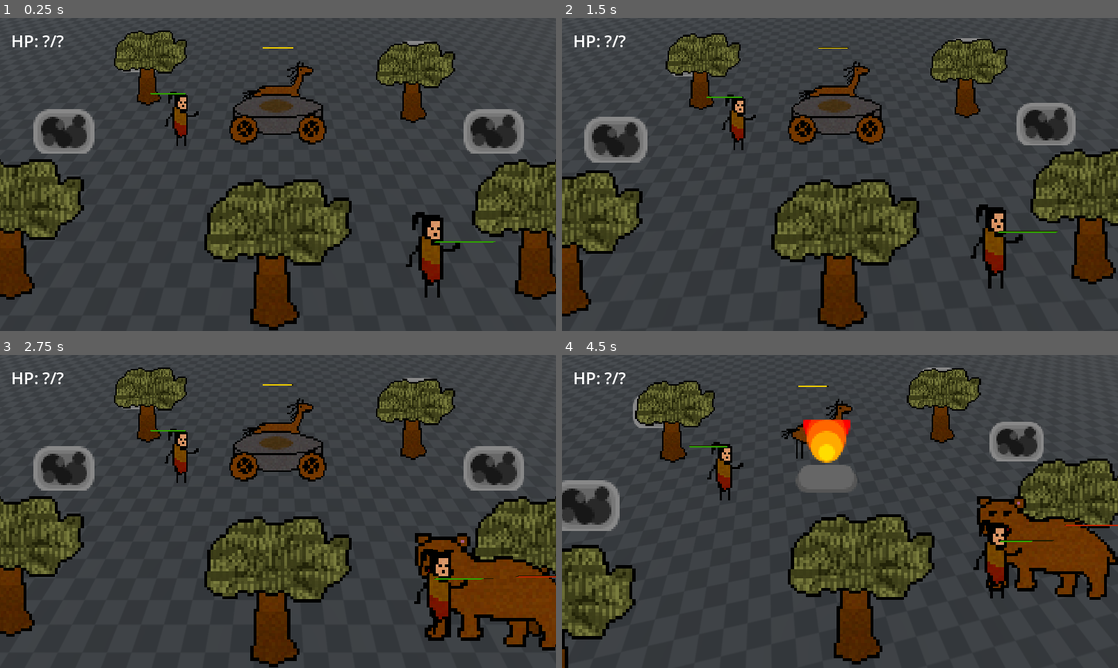
Above: before the commit, frames 1-4 (two rows, left to right).
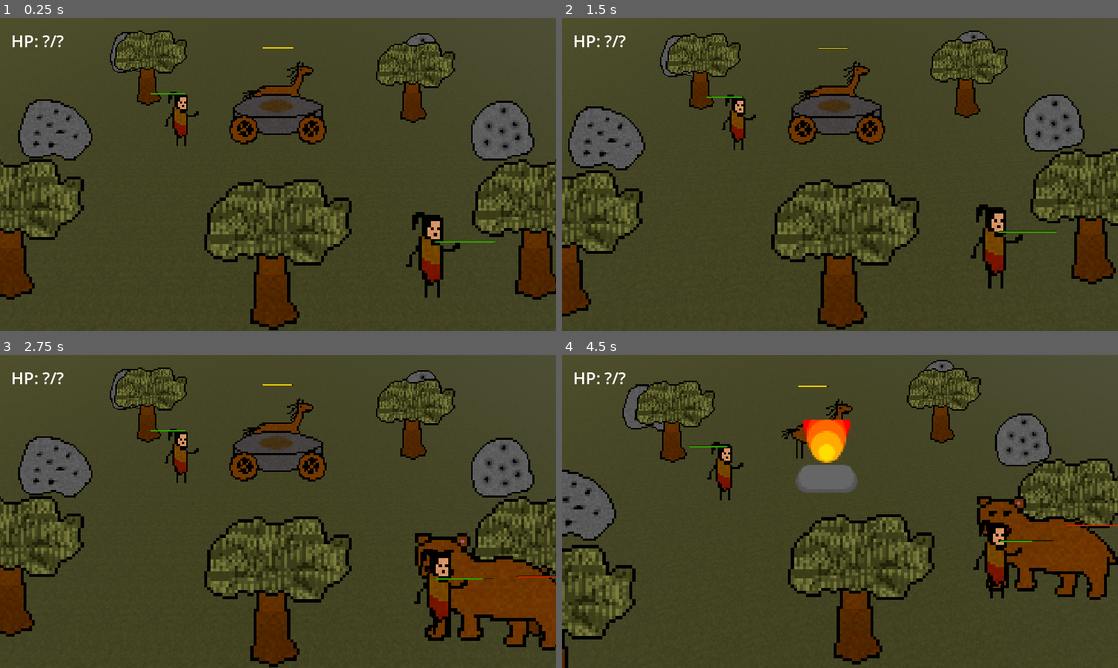
Above: after the commit, the same moments.

Repository: EnesBaytekin/har
Game: Godot game, scene res://scenes/test/test_scene.tscn
Two runs of this game, one before a commit and one after it. Both use one fixed random seed, a clock stepped at 60 frames per second and the inputs below.
Inputs:
- Up to frame 1 (0.25 s): no input
- Up to frame 2 (1.5 s): tap Enter at 0.5 s; tap 8 at 0.6 s; tap Space at 1.25 s; tap 9 at 1.35 s
- Up to frame 3 (2.75 s): tap Enter at 2, 2.1 s
- Up to frame 4 (4.5 s): tap 0 at 2.85 s; tap Space at 3.5 s; tap 4 at 3.6 s; tap 8 at 4.35 s

The runs differ from the first frame. In frame 1, 57% of the frame differs, in the area x 0-100%, y 0-100%; in frame 2, 57%; in frame 3, 54%; in frame 4, 55%.

Commit message:
refactor: update sprites

Diff:
--- a/scenes/rock/rock.gd
+++ b/scenes/rock/rock.gd
@@ -14,13 +14,19 @@
 
 const DROPPED_ITEM = preload("res://scenes/item/dropped_item.tscn")
 
-const COAL_TEXTURE := preload("res://assets/sprites/coal_rock.png")
-const ROCK_TEXTURE := preload("res://assets/sprites/rock.png")
-const PILE_TEXTURE := preload("res://assets/sprites/stone_pile.png")
-
 func _ready():
 	_coal_left = max_coal
 	_stone_left = max_stone
+	_update_frame()
+
+## Her state değişiminde çağrılır — coals.png'den row (stage) + random col
+func _update_frame():
+	var sprite := $Sprite3D as Sprite3D
+	if not sprite:
+		return
+	var row := int(_stage)  # COAL=0, STONE=1, DEPLETED=2
+	var col := randi() % 2  # 0 veya 1 (rastgele varyasyon)
+	sprite.frame = row * 2 + col  # hframes=2 olduğu için
 
 ## Player tarafından çağrılır — kayaya bir kazma vuruşu.
 func hit(_hitter_id: int) -> void:
@@ -54,16 +60,12 @@
 
 func _to_stone_stage() -> void:
 	_stage = Stage.STONE
-	var sprite := $Sprite3D as Sprite3D
-	if sprite:
-		sprite.texture = ROCK_TEXTURE
+	_update_frame()
 	_spawn_item(2)  # COAL
 
 func _to_depleted() -> void:
 	_stage = Stage.DEPLETED
-	var sprite := $Sprite3D as Sprite3D
-	if sprite:
-		sprite.texture = PILE_TEXTURE
+	_update_frame()
 	$CollisionShape3D.disabled = true
 	_spawn_item(1)  # STONE
 
--- a/scenes/rock/rock.tscn
+++ b/scenes/rock/rock.tscn
@@ -1,29 +1,31 @@
-[gd_scene format=3 uid="uid://rock_scene_01"]
+[gd_scene format=3 uid="uid://dbl2pb7ks0mib"]
 
-[ext_resource type="Script" path="res://scenes/rock/rock.gd" id="1"]
-[ext_resource type="Texture2D" path="res://assets/sprites/coal_rock.png" id="2"]
+[ext_resource type="Script" uid="uid://c38id7k0isdp5" path="res://scenes/rock/rock.gd" id="1"]
+[ext_resource type="Texture2D" uid="uid://b4y32mpkl28u3" path="res://assets/sprites/coals.png" id="2"]
 
 [sub_resource type="CapsuleShape3D" id="CapsuleShape3D_kjhy"]
-radius = 0.35
-height = 0.8
+radius = 0.94433594
+height = 1.8886719
 
 [sub_resource type="SphereShape3D" id="SphereShape3D_plmk"]
 radius = 1.5
 
-[node name="Rock" type="CharacterBody3D"]
+[node name="Rock" type="CharacterBody3D" unique_id=24983147]
 script = ExtResource("1")
 
-[node name="CollisionShape3D" type="CollisionShape3D" parent="."]
+[node name="CollisionShape3D" type="CollisionShape3D" parent="." unique_id=1338982009]
 transform = Transform3D(1, 0, 0, 0, 1, 0, 0, 0, 1, 0, 0.4, 0)
 shape = SubResource("CapsuleShape3D_kjhy")
 
-[node name="Sprite3D" type="Sprite3D" parent="."]
-transform = Transform3D(6, 0, 0, 0, 6, 0, 0, 0, 6, 0, 0.4, 0)
+[node name="Sprite3D" type="Sprite3D" parent="." unique_id=1345245036]
+transform = Transform3D(6, 0, 0, 0, 6, 0, 0, 0, 6, 0, 0.7127944, 0)
 billboard = 1
 texture_filter = 0
 texture = ExtResource("2")
+hframes = 2
+vframes = 3
 
-[node name="InteractionArea" type="Area3D" parent="."]
+[node name="InteractionArea" type="Area3D" parent="." unique_id=1408299340]
 
-[node name="CollisionShape3D" type="CollisionShape3D" parent="InteractionArea"]
+[node name="CollisionShape3D" type="CollisionShape3D" parent="InteractionArea" unique_id=1910427115]
 shape = SubResource("SphereShape3D_plmk")
Binary file added: assets/sprites/bear-roar.png
Not shown, added: assets/sprites/bear-roar.png.import
Binary file added: assets/sprites/coals.png
Not shown, added: assets/sprites/coals.png.import
Binary file changed: assets/sprites/ground_tile.png
Binary file added: assets/sprites/ground_tile_edit.png
Not shown, added: assets/sprites/ground_tile_edit.png.import
